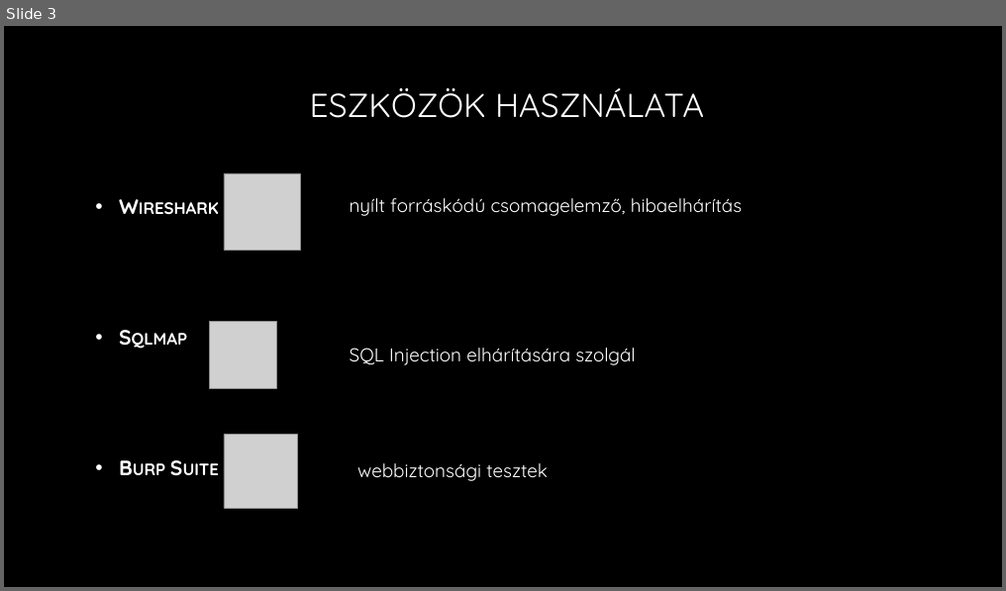
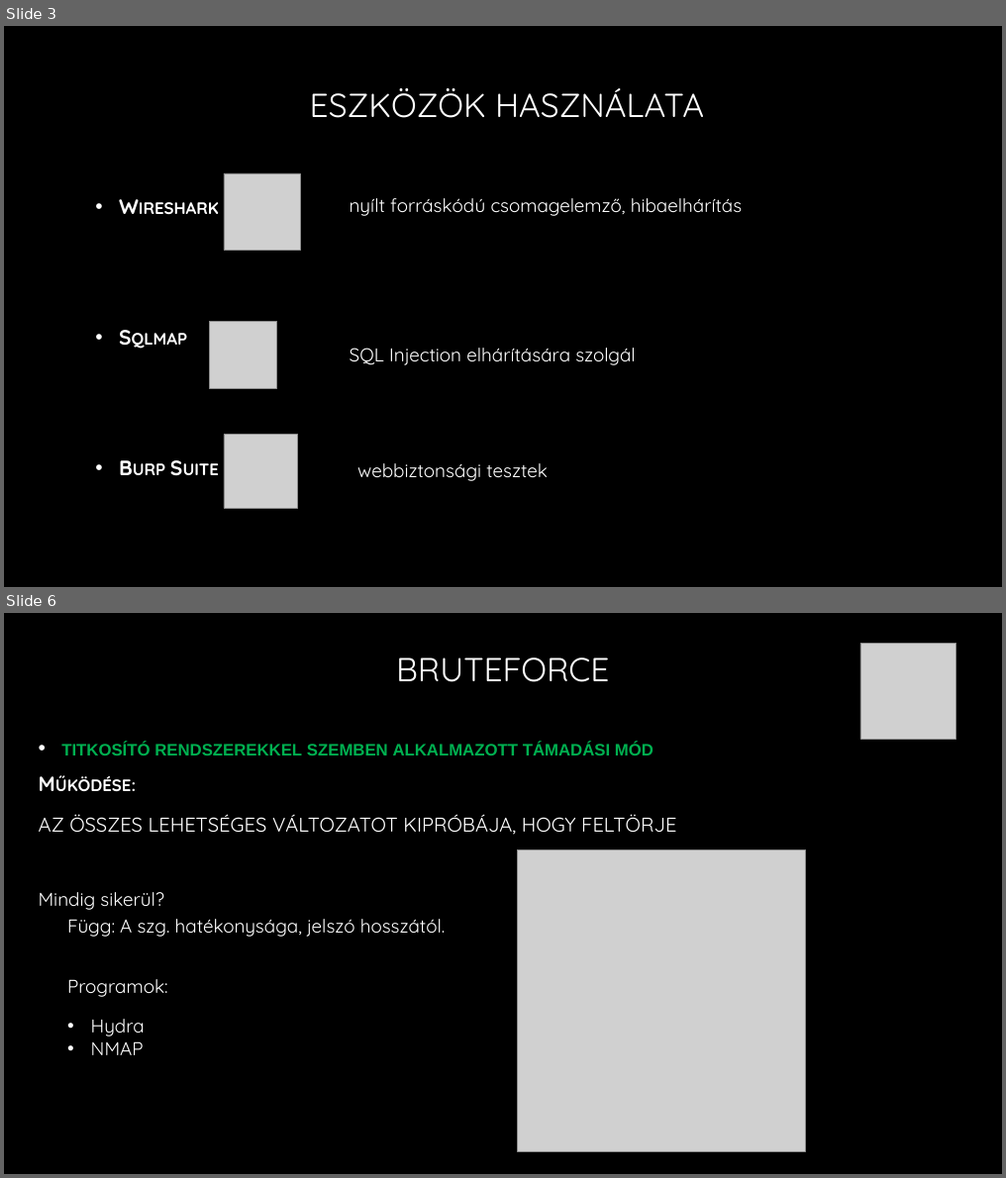
Before and after one commit to docziadrian/prezentacio, a slide deck: Etikus hackelés.pptx. Shown one above the other, each under a label of ours: slide 3 before the commit, slides 3 and 6 after it; the slides between them are not shown. The pictures are 1006x591 and 1006x1178 pixels, drawn with LibreOffice and Linux fonts; fonts in the diff are those of the drawing; grey boxes stand for pictures; background and template pictures are left out. Boxes give left, top, right and bottom in pixels: in the first picture for what was removed or moved away, otherwise in the second. Text is boxed around its words. In the diff, an @@ line names an element or a change of style, - is before the commit and + after.

Commit message:
Payloadok, beef, bruteforce, wordlist-attack.

```diff
--- a/Etikus hackelés.pptx
+++ b/Etikus hackelés.pptx
@@ slide 6 added at (4, 613, 1002, 1174), background picture (left out) @@
@@ title added at (396, 658, 609, 682), 32 pt, text gradient #FFFFFF to #A6A6A6 @@
+BRUTEFORCE
@@ picture added at (860, 643, 956, 739) @@
@@ text added at (39, 742, 676, 835), 20 pt, text gradient #FFFFFF to #BFBFBF, bold, small capitals @@
+• titkosító rendszerekkel szemben alkalmazott támadási mód
+Működése:
+az összes lehetséges változatot kipróbája, hogy feltörje
@@ picture added at (518, 851, 806, 1152) @@
@@ text added at (39, 892, 164, 910), 18 pt, text #FFFFFF @@
+Mindig sikerül?
@@ text added at (67, 919, 446, 937), 18 pt, text #FFFFFF @@
+Függ: A szg. hatékonysága, jelszó hosszától.
@@ text added at (67, 979, 168, 997), 18 pt, text #FFFFFF @@
+Programok:
@@ text added at (91, 1019, 145, 1056), 18 pt, text #FFFFFF @@
+• Hydra
+• NMAP
```
Also in this commit, not shown: 2 slides changed, 7 other slides added, 3 slides removed.
